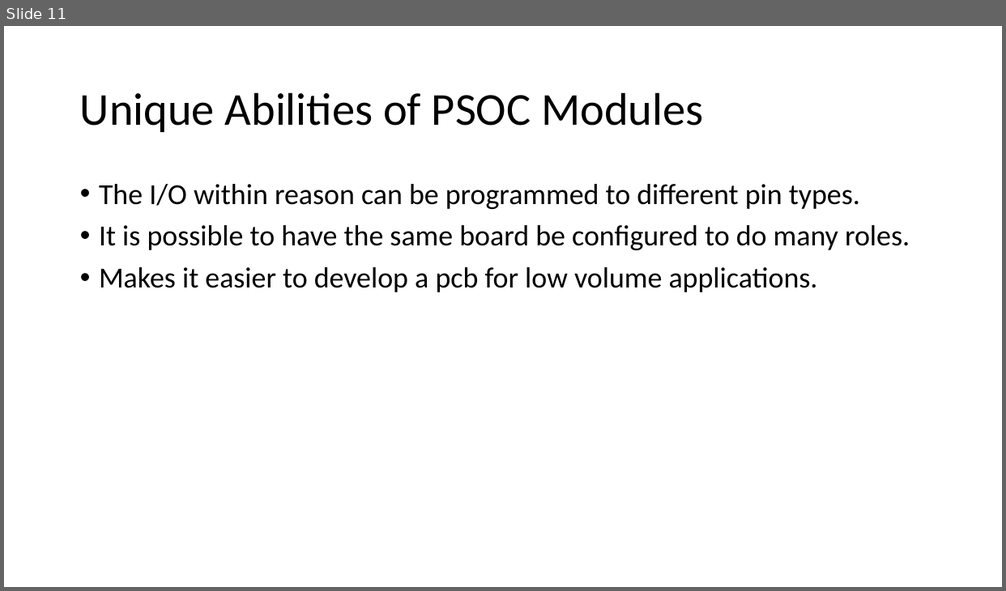
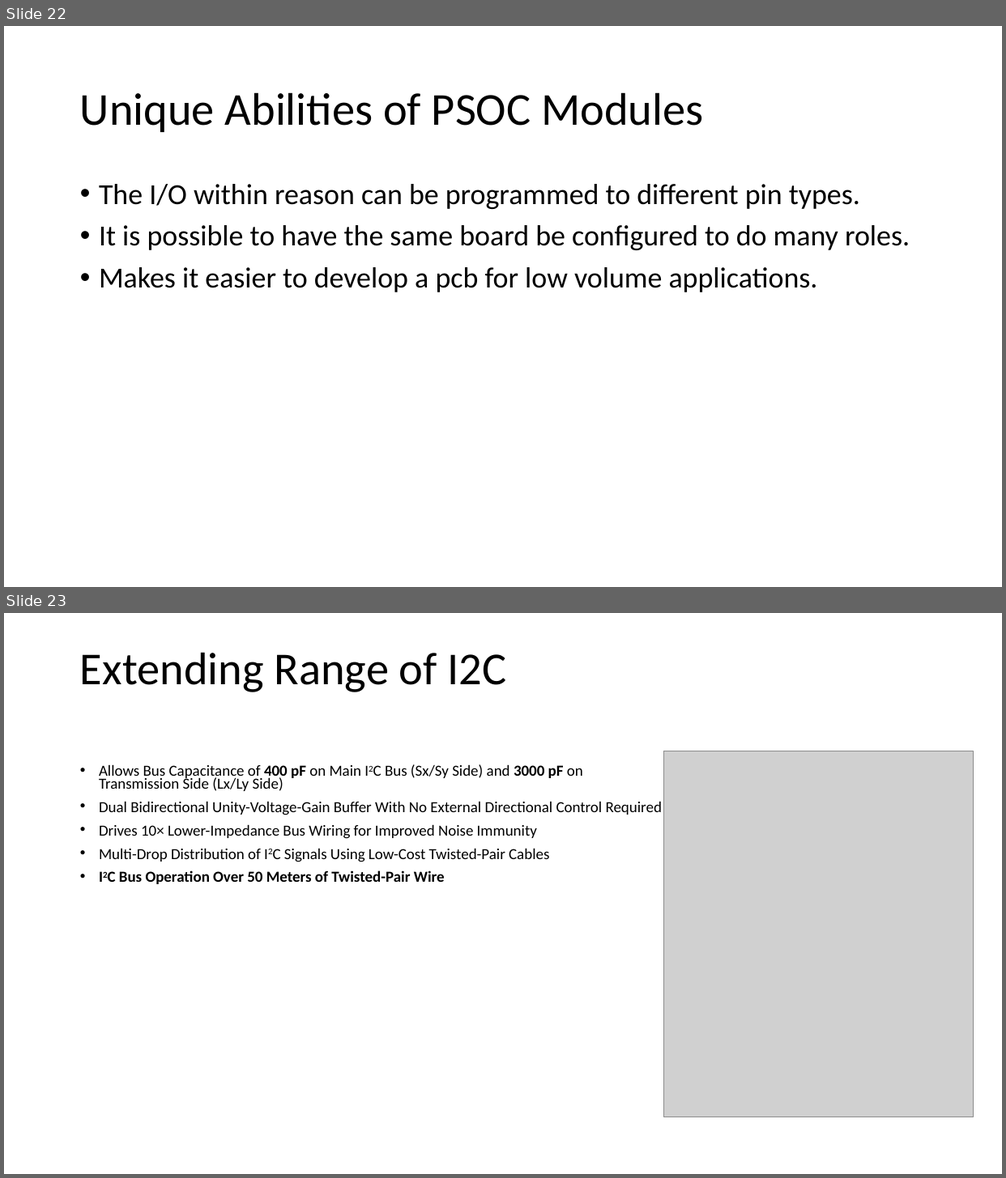
Before and after one commit to NanoDataCenter/nano_data_center, a slide deck: presentations/session_1/Embedded Track #1.pptx. Shown one above the other, each under a label of ours: slide 11 before the commit, slides 22 and 23 after it. The pictures are 1006x591 and 1006x1178 pixels, drawn with LibreOffice and Linux fonts; fonts in the diff are those of the drawing; grey boxes stand for pictures. Boxes give left, top, right and bottom in pixels: in the first picture for what was removed or moved away, otherwise in the second. Text is boxed around its words. In the diff, an @@ line names an element or a change of style, - is before the commit and + after.

```diff
--- a/presentations/session_1/Embedded Track #1.pptx
+++ b/presentations/session_1/Embedded Track #1.pptx
@@ slide 23 added at [4, 613, 1002, 1174], background #FFFFFF @@
@@ title added at [80, 652, 507, 692], 44 pt, text #000000 @@
+Extending Range of I2C
@@ picture added at [664, 752, 974, 1118] @@
@@ text added at [99, 764, 662, 884], 14.8 pt, text #000000 @@
+• Allows Bus Capacitance of 400 pF on Main I2C Bus (Sx/Sy Side) and 3000 pF on Transmission Side (Lx/Ly Side)
+• Dual Bidirectional Unity-Voltage-Gain Buffer With No External Directional Control Required
+• Drives 10× Lower-Impedance Bus Wiring for Improved Noise Immunity
+• Multi-Drop Distribution of I2C Signals Using Low-Cost Twisted-Pair Cables
+• I2C Bus Operation Over 50 Meters of Twisted-Pair Wire
@@ what was slide 11 is now slide 22 @@
```
Also in this commit, not shown: 4 slides changed, 12 other slides added, 1 slide removed.
